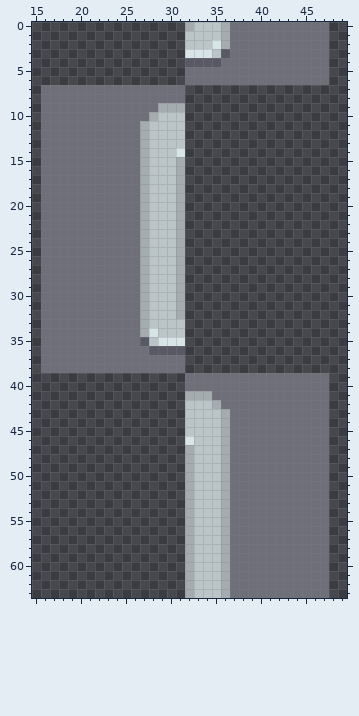
File history of a pixel-art sprite, Resources/Textures/_CP14/Structures/Walls/TEMPLATE.rsi/brick5.png. Above: the version before the commit.
The file is 64x64 pixels. Shown: x 15..49, y 0..63.
Once edited:
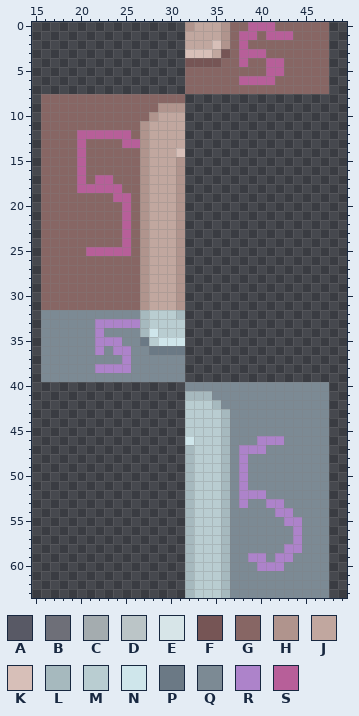
Palette (. is transparent): A #585965  B #6e6f78  C #a4acaf  D #bbc5c7  E #d7e5e8  F #765555  G #876664  H #b0948d  J #c1a79f  K #d7bfb8  L #a6b9be  M #b9cdd1  N #cfe6eb  P #6b7985  Q #7c8a94  R #ad83ca  S #b75f99
The exact change:
Changed rows in their new state; - is an unchanged pixel.
first column x 16:
 0 ----------------HJJJHGGSSSGGGGGG
 1 ----------------JJJJHGSSGSSSGGGG
 2 ----------------JJJKHGSGGGGGGGGG
 3 ----------------KKKJFGSSSGGGGGGG
 4 ----------------FFFFGGSGGSSGGGGG
 5 ----------------GGGGGGGGGSSGGGGG
 6 ----------------GGGGGGSSSSGGGGGG
 7 ................GGGGGGGGGGGGGGGG
 8 GGGGGGGGGGGGGGGG----------------
 9 GGGGGGGGGGGGGHHH----------------
10 GGGGGGGGGGGGHJJJ----------------
11 GGGGGGGGGGGHJJJJ----------------
12 GGGGSSSSSSGHJJJJ----------------
13 GGGGSGGGGSSHJJJJ----------------
14 GGGGSGGGGGGHJJJK----------------
15 GGGGSGGGGGGHJJJH----------------
16 GGGGSGGGGGGHJJJH----------------
17 GGGGSGSSGGGHJJJH----------------
18 GGGGSSSSSGGHJJJH----------------
19 GGGGGGGGSSGHJJJH----------------
20 GGGGGGGGGSGHJJJH----------------
21 GGGGGGGGGSGHJJJH----------------
22 GGGGGGGGGSGHJJJH----------------
23 GGGGGGGGGSGHJJJH----------------
24 GGGGGGGGGSGHJJJH----------------
25 GGGGGSSSSSGHJJJH----------------
26 GGGGGGGGGGGHJJJH----------------
27 GGGGGGGGGGGHJJJH----------------
28 GGGGGGGGGGGHJJJH----------------
29 GGGGGGGGGGGHJJJH----------------
30 GGGGGGGGGGGHJJJH----------------
31 GGGGGGGGGGGHJJJH----------------
32 QQQQQQQQQQQLMMML----------------
33 QQQQQQRRRRRLMMMM----------------
34 QQQQQQRQQQQLNMMM----------------
35 QQQQQQRRRQQPMNNN----------------
36 QQQQQQRQRRQQPPPP----------------
37 QQQQQQQQQRQQQQQQ----------------
38 QQQQQQRRRRQQQQQQ----------------
39 QQQQQQQQQQQQQQQQ................
40 ----------------QQQQQQQQQQQQQQQQ
41 ----------------LLLQQQQQQQQQQQQQ
42 ----------------MMMLQQQQQQQQQQQQ
43 ----------------MMMMLQQQQQQQQQQQ
44 ----------------MMMMLQQQQQQQQQQQ
45 ----------------MMMMLQQQQQQQQQQQ
46 ----------------NMMMLQQQRRRQQQQQ
47 ----------------LMMMLQRRRQQQQQQQ
48 ----------------LMMMLQRQQQQQQQQQ
49 ----------------LMMMLQRQQQQQQQQQ
50 ----------------LMMMLQRQQQQQQQQQ
51 ----------------LMMMLQRQQQQQQQQQ
52 ----------------LMMMLQRRRQQQQQQQ
53 ----------------LMMMLQRQQRRQQQQQ
54 ----------------LMMMLQQQQQRRQQQQ
55 ----------------LMMMLQQQQQQRRQQQ
56 ----------------LMMMLQQQQQQQRQQQ
57 ----------------LMMMLQQQQQQQRQQQ
58 ----------------LMMMLQQQQQQRRQQQ
59 ----------------LMMMLQQRRQRRQQQQ
60 ----------------LMMMLQQQRRRQQQQQ
61 ----------------LMMMLQQQQQQQQQQQ
62 ----------------LMMMLQQQQQQQQQQQ
63 ----------------LMMMLQQQQQQQQQQQ
Pixel boxes of the changes (left, top, right, bottom) in both pictures:
changed: (41, 22, 329, 598)
